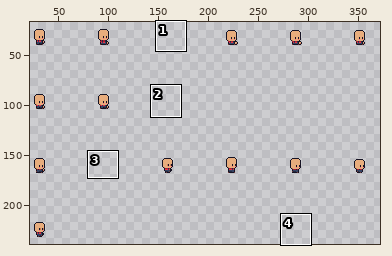
Edited in one commit: pixel-art file (apps/game/public/assets/sprites/player_tmp.aseprite). The picture above shows the old version from afar; the outline marks the close-up.
Close-up. Before:
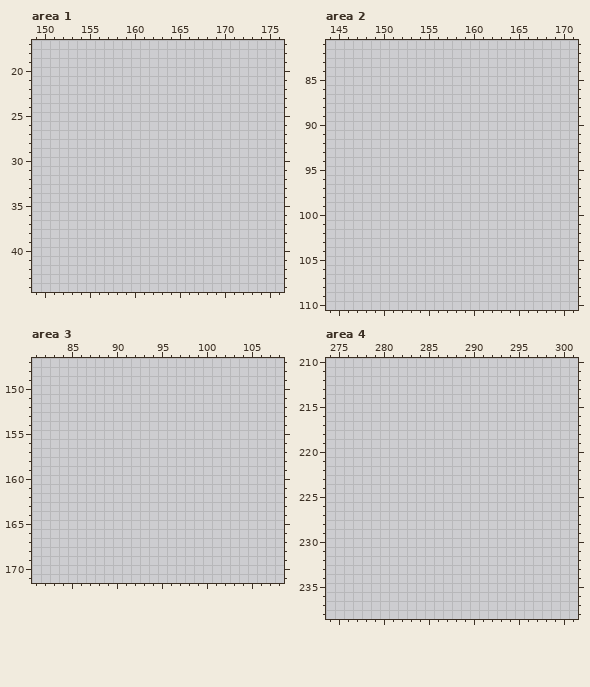
96x64 pixels, 1 frame. Colours within 5 levels of each other are drawn and written as one. Shown: area 1: x 149..176, y 17..44; area 2: x 144..171, y 81..110; area 3: x 81..108, y 147..171; area 4: x 274..301, y 210..238. The old version is drawn lined up with the new one. The wide view leaves out empty margins. The commit also changed other parts of the picture, which this record leaves out.
The result:
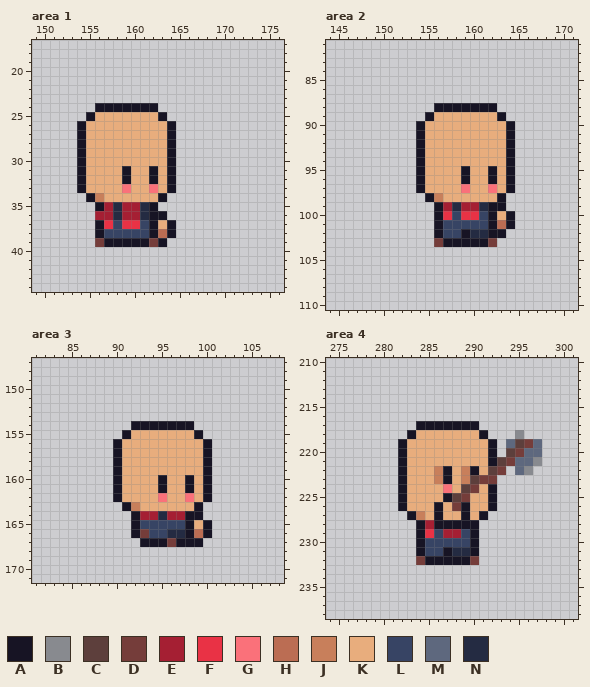
Palette (. is transparent): A #171424  B #888a8f  C #5d3f3c  D #753d3a  E #a51f33  F #e93245  G #fa717a  H #bb6d53  J #c87f5b  K #e8ad7d  L #374464  M #5e687e  N #242b42
Diff:
canvas 96x64 -> 384x384; drawings rearranged on the sheet (the old picture shows each at its new place; 2 dropped ones are not shown)
Changed rows in their new state; - is an unchanged pixel.
Area 1:
first column x 154:
24 --AAAAAAA--
25 -AKKKKKKKA-
26 AKKKKKKKKKA
27 AKKKKKKKKKA
28 AKKKKKKKKKA
29 AKKKKKKKKKA
30 AKKKKKKKKKA
31 AKKKKAKKAKA
32 AKKKKAKKAKA
33 AKKKKGKKGKA
34 -AJKKKKKKA-
35 --AENEENA--
36 --EENEENAA-
37 --AFLFFLAKA
38 --ALLLLLAHA
39 --DAAAAADA-
Area 2:
first column x 154:
 88 --AAAAAAA--
 89 -AKKKKKKKA-
 90 AKKKKKKKKKA
 91 AKKKKKKKKKA
 92 AKKKKKKKKKA
 93 AKKKKKKKKKA
 94 AKKKKKKKKKA
 95 AKKKKAKKAKA
 96 AKKKKAKKAKA
 97 AKKKKGKKGKA
 98 -AJKKKKKKA-
 99 --AENEENAA-
100 --AFLFFLAKA
101 --ALLLLLAHA
102 --ALLANNAA-
103 --DAAAAAD--
Area 3:
first column x 90:
154 --AAAAAAA--
155 -AKKKKKKKA-
156 AKKKKKKKKKA
157 AKKKKKKKKKA
158 AKKKKKKKKKA
159 AKKKKKKKKKA
160 AKKKKAKKAKA
161 AKKKKAKKAKA
162 AKKKKGKKGKA
163 -AJKKKKKKA-
164 --AEENEEAA-
165 --ALLLLLAKA
166 --ADLLNNAHA
167 ---AAADAAA-
Area 4:
first column x 282:
217 --AAAAAAA-------
218 -AKKKKKKKA---B--
219 AKKKKKKKKKA-MCDM
220 AKKKKKKKKKA-CDMM
221 AKKKKKKKKKACDMMB
222 AKKKJAKJAKCD-MB-
223 AKKKJAKJCDD-----
224 AKKKKGKCDKA-----
225 AKKKKACDKKA-----
226 AKKKAKDAKKA-----
227 -AJKAKKAKA------
228 --AEAAAAA-------
229 --AFLEELA-------
230 --ALLLLLA-------
231 --ALLANNA-------
232 --DAAAAAD-------
Pixel boxes of the changes (left, top, right, bottom) in both close-ups:
added: (77, 103, 176, 247)
added: (416, 103, 515, 247)
added: (113, 421, 212, 547)
added: (398, 421, 542, 565)
